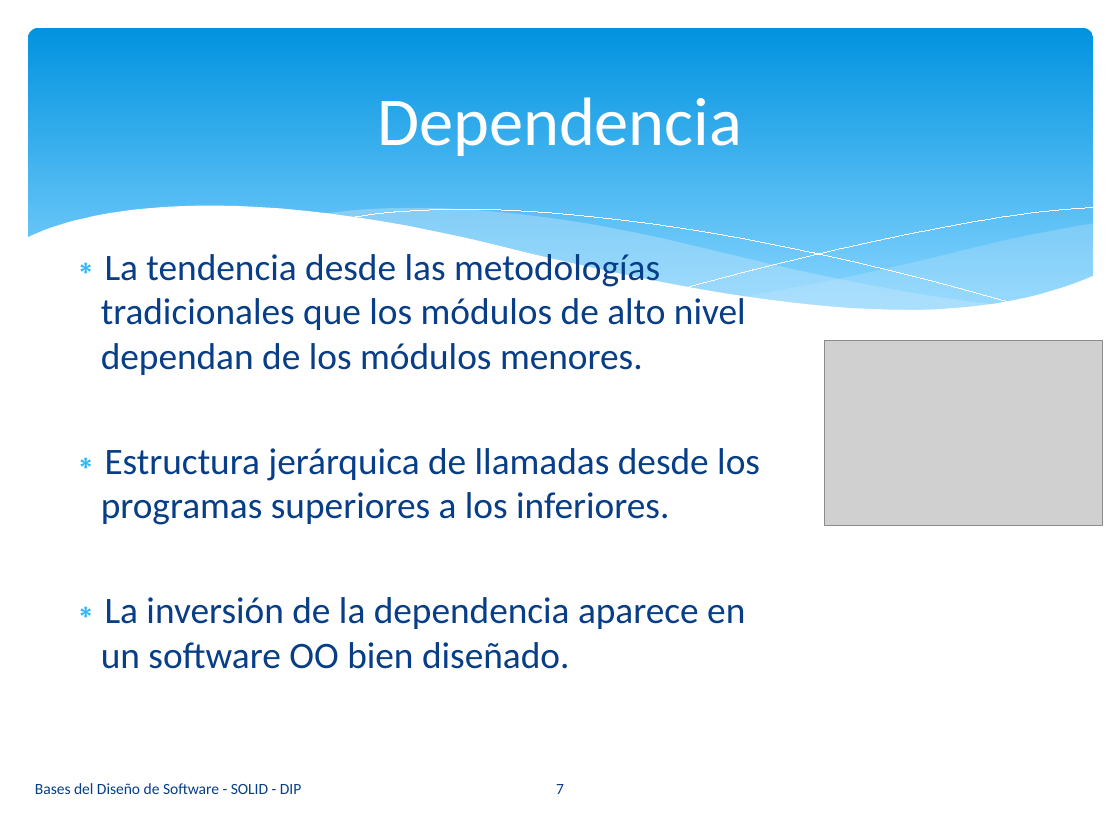
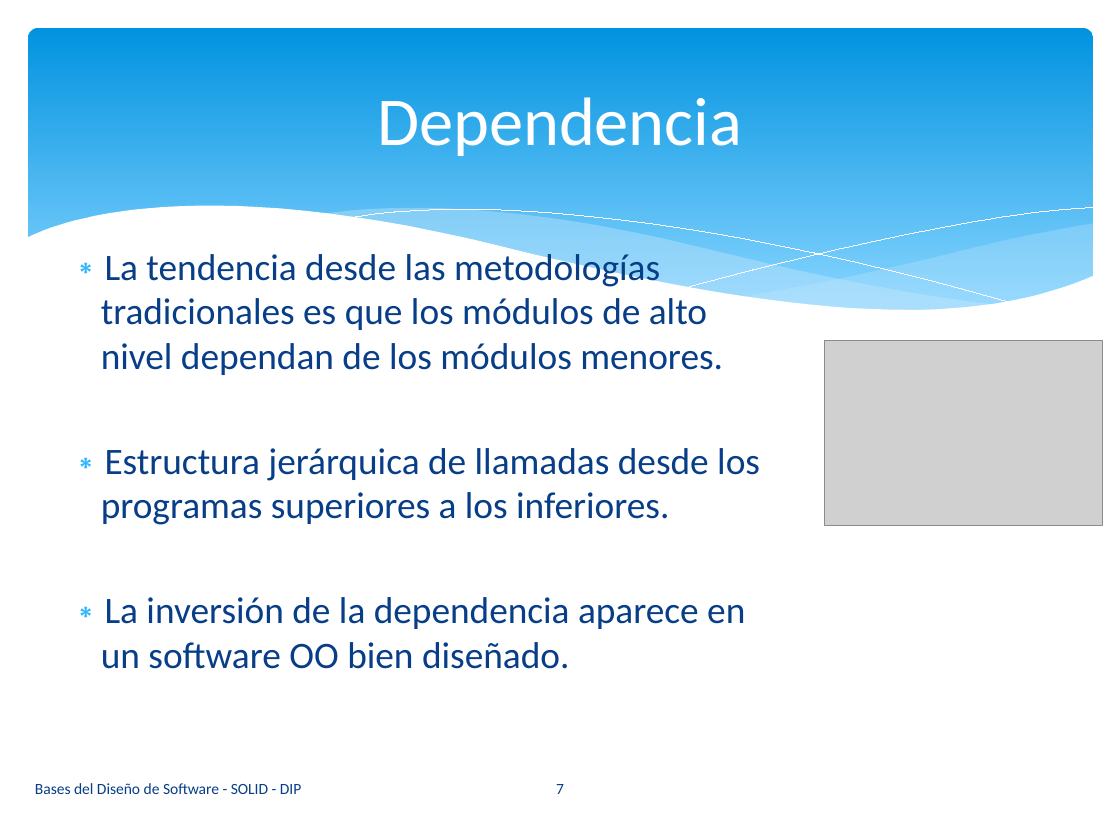
Before and after one commit to vvalotto/Base-Disenio-Software, a slide deck: slide 7 of 07. Principios SOLID - DIP.pptx. Drawn at 1120x840 pixels with LibreOffice and Linux fonts; fonts in the diff are those of the drawing; grey boxes stand for pictures. Boxes give left, top, right and bottom in pixels: in the first picture for what was removed or moved away, otherwise in the second. Text is boxed around its words. In the diff, an @@ line names an element or a change of style, - is before the commit and + after.

```diff
--- a/07. Principios SOLID - DIP.pptx
+++ b/07. Principios SOLID - DIP.pptx
@@ text at bbox=[101, 248, 723, 375]: text changed @@
-∗ La tendencia desde las metodologías tradicionales que los módulos de alto nivel dependan de los módulos menores.
+∗ La tendencia desde las metodologías tradicionales es que los módulos de alto nivel dependan de los módulos menores.
```
Also in this commit, not shown: 2 other slides changed.
